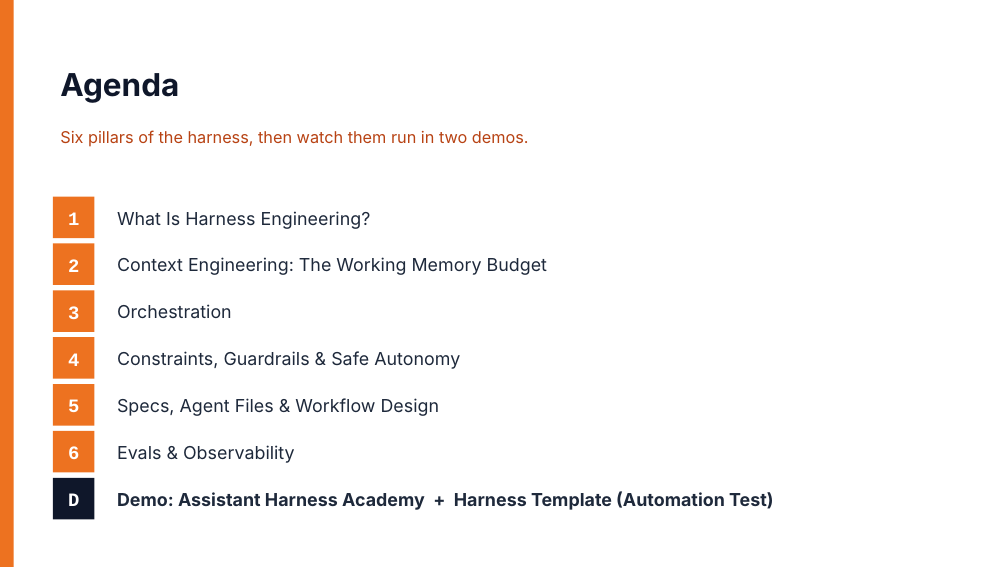
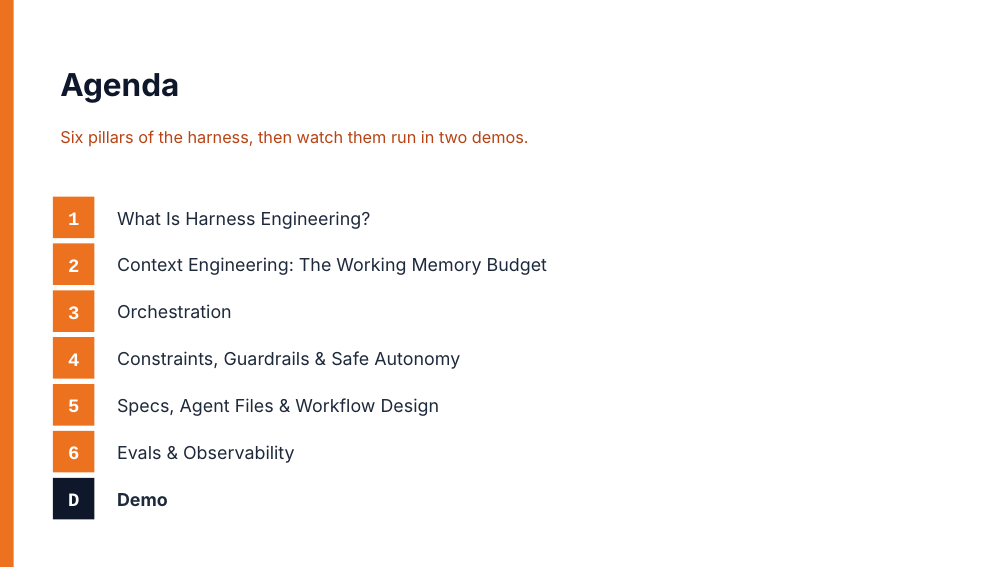
Before and after one commit to billyvu9322/harness-academy, a slide deck: slide 2 of seminar/AI-Agent-Harness-Seminar.pptx. Drawn at 1008x567 pixels with LibreOffice and Linux fonts; fonts in the diff are those of the drawing. Boxes give left, top, right and bottom in pixels: in the first picture for what was removed or moved away, otherwise in the second. Text is boxed around its words. In the diff, an @@ line names an element or a change of style, - is before the commit and + after.

```diff
--- a/seminar/AI-Agent-Harness-Seminar.pptx
+++ b/seminar/AI-Agent-Harness-Seminar.pptx
@@ text at (117, 493, 168, 506): text changed @@
-Demo: Assistant Harness Academy + Harness Template (Automation Test)
+Demo
```
Also in this commit, not shown: 8 other slides changed, 1 slide removed, 32 other files.
